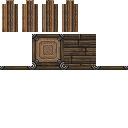
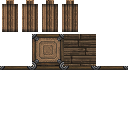
Comparing the layer stacks of the two 128 × 128 images. Changes:
painted on "wood" over [2,4,78,32]
